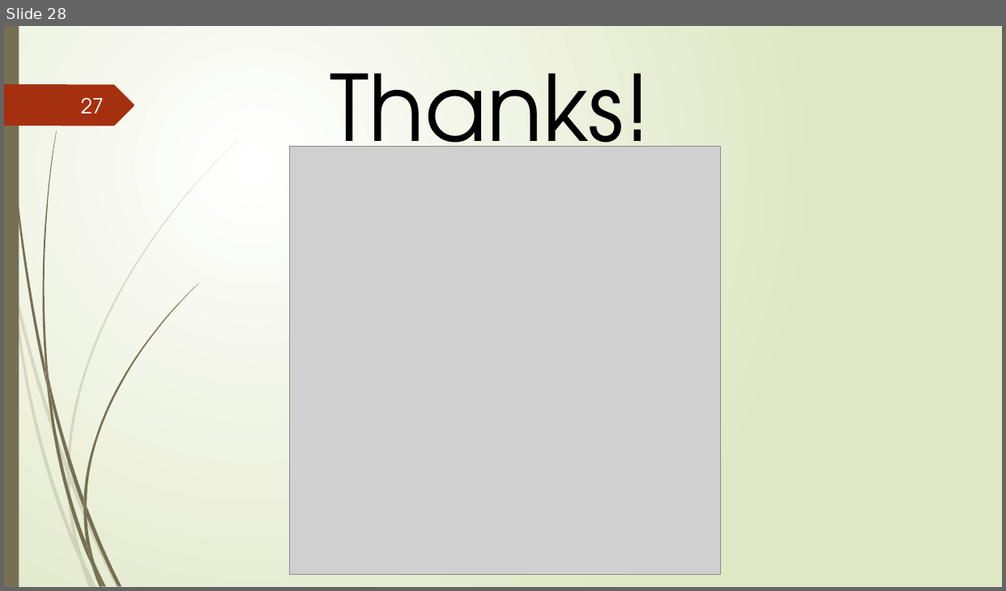
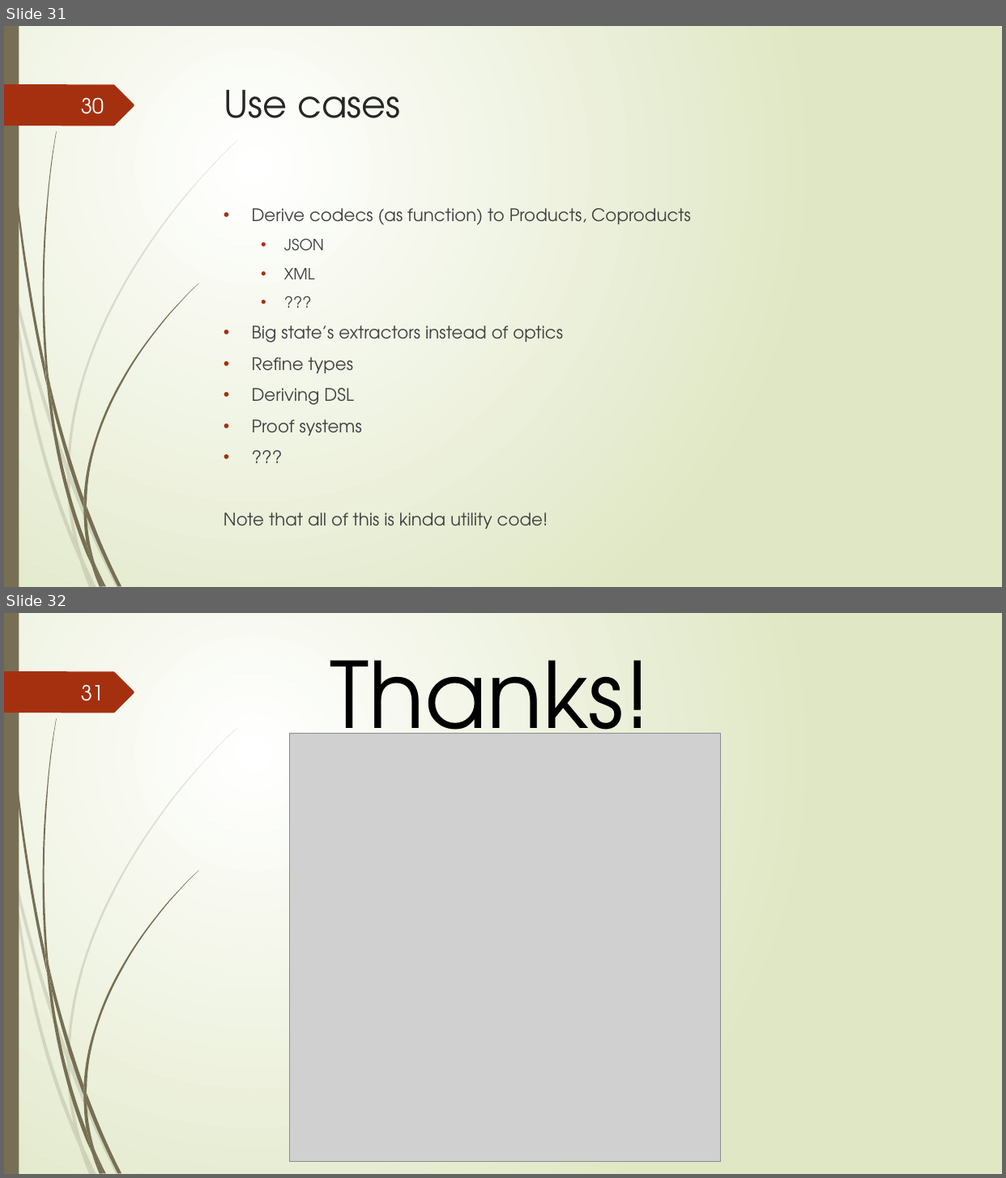
Before and after one commit to Ssstlis/talks, a slide deck: 4-03-20-pdt/PDT_intro.pptx. Shown one above the other, each under a label of ours: slide 28 before the commit, slides 31 and 32 after it. The pictures are 1006x591 and 1006x1178 pixels, drawn with LibreOffice and Linux fonts; fonts in the diff are those of the drawing; grey boxes stand for pictures. Boxes give left, top, right and bottom in pixels: in the first picture for what was removed or moved away, otherwise in the second. Text is boxed around its words. In the diff, an @@ line names an element or a change of style, - is before the commit and + after.

```diff
--- a/4-03-20-pdt/PDT_intro.pptx
+++ b/4-03-20-pdt/PDT_intro.pptx
@@ slide 31 added at (4, 26, 1002, 587), background gradient #FFFFFF to #DFE8C4; not listed: 24 template elements that a slide beside it also shows @@
@@ page number added at (81, 97, 104, 114), 20 pt, text #FEFFFF @@
+30
@@ title added at (224, 90, 400, 118), 36 pt, text #262626 @@
+Use cases
@@ text added at (224, 208, 691, 529), 16.6 pt, text #404040 @@
+• Derive codecs (as function) to Products, Coproducts
+  • JSON
+  • XML
+  • ???
+• Big state’s extractors instead of optics
+• Refine types
+• Deriving DSL
+• Proof systems
+• ???
+Note that all of this is kinda utility code!
@@ what was slide 28 is now slide 32 @@
@@ page number at (81, 684, 104, 701): text changed @@
-27
+31
```
Also in this commit, not shown: 5 slides changed, 4 other slides added, 1 slide removed, 2 other files.
